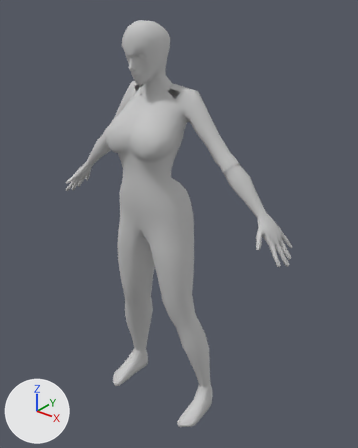
What one commit did to the FBX model Assets/Resources/Art/Evee_Player/evee.FBX.
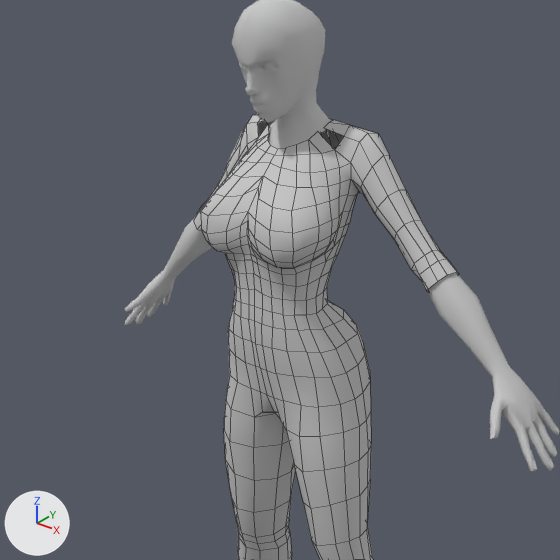
Each version appears first whole from a 50 mm camera at (5.68, -6.63, 8.32) aimed at (0.26, 0.14, 4.13), and next in a close-up on the part from 0% to 82% of the width and 5% to 70% of the height. Every picture has the same lights, and +X, +Y and +Z are marked at lower left. The close-ups show mesh edges as thin lines. Where no turn or scale is listed for an object, it has been applied to the vertices. Vertices at the same position are counted once.

Names of what the first close-up shows: 'Body', 'Clothes'.
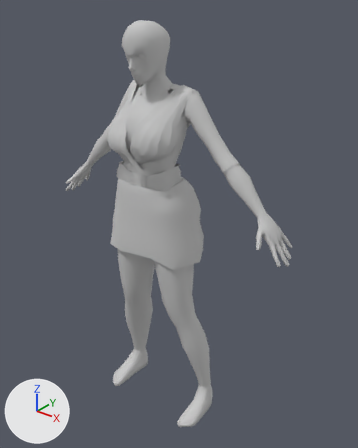
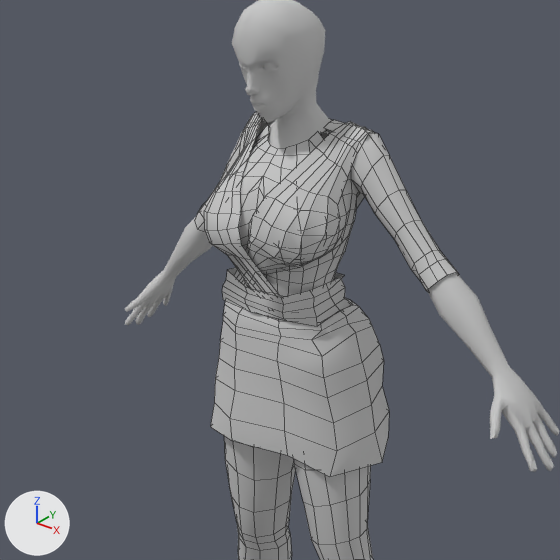
What differs and where, as boxes [x1, y1, x2, y2] in the close-ups (560 x 560 px; the box of a moved part takes in the faces that stretch with it):
'Clothes', reshaped
    before: [194, 114, 459, 560]
    after: [195, 112, 459, 560]
'Saia', added
    after: [211, 299, 389, 477]
'Cinto', added
    after: [222, 268, 353, 326]
part 1 of me_mesh_001, added
    after: [204, 112, 281, 297]
part 2 of me_mesh_001, added
    after: [234, 122, 374, 288]
part 3 of me_mesh_001, moved or reshaped
    before: [194, 122, 455, 560]
    after: [195, 124, 455, 560]

The edits, one by one:
me_mesh_001 is used by ob_clothes; location (0.0, -0.31, 0.52).
me_mesh_001 had 831 vertices, 806 faces and spanned x -1.56..1.56, y -0.65..0.65, z -0.08..6.28.
me_mesh_001 now has 1069 vertices, 998 faces and spans x -1.56..1.56, y -0.61..0.65, z -0.06..6.3.
me_mesh_001 part 1: a new loose piece of 119 vertices spanning x -0.7..0.41, y -0.61..0.61, z 4.63..6.3, in mat_material__23 (its picture is missing).
me_mesh_001 part 2: a new loose piece of 119 vertices spanning x -0.47..0.69, y -0.56..0.6, z 4.7..6.28, in mat_material__23 (its picture is missing).
me_mesh_001 part 3: 335 vertices moved from x -1.56..1.45, y -0.65..0.5, z 2.23..6.07 to x -1.56..1.44, y -0.55..0.51, z 2.23..6.07.
Mesh me_mesh_1 is new.
It has 55 vertices, 44 faces and spans x -0.666..0.627, y -0.421..0.511, z -0.198..0.198.
It uses material mat_material__23 (its picture is missing).
Mesh me_mesh_001_1 is new.
It has 99 vertices, 88 faces and spans x -1.01..1.01, y -0.67..0.67, z -0.82..0.78.
It uses material mat_material__23 (its picture is missing).
Object 'Cinto' (ob_cinto) is new; it shows me_mesh_1.
Its location is (-0.03, -0.38, 5.27).
Object 'Saia' (ob_saia) is new; it shows me_mesh_001_1.
Its location is (0.0, -0.2, 4.39).
